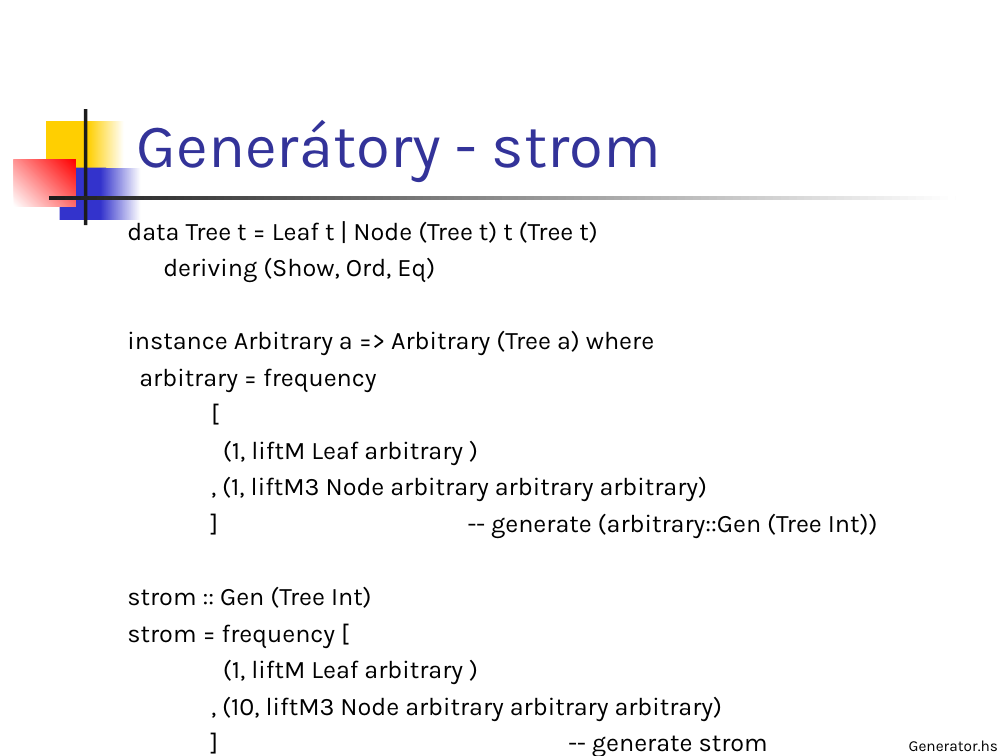
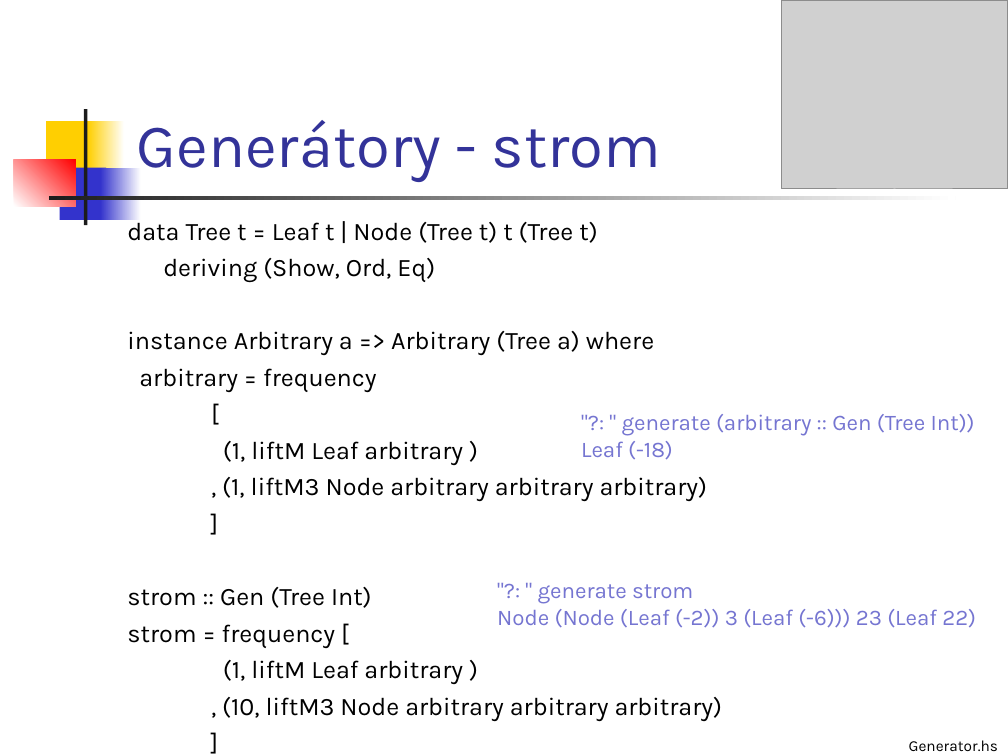
Before and after one commit to Funkcionalne/Prednasky, a slide deck: slide 22 of 02/02_fpro.ppt (slide 19 before the commit). Drawn at 1008x756 pixels with LibreOffice and Linux fonts; fonts in the diff are those of the drawing; grey boxes stand for pictures. Boxes give left, top, right and bottom in pixels: in the first picture for what was removed or moved away, otherwise in the second. Text is boxed around its words. In the diff, an @@ line names an element or a change of style, - is before the commit and + after.

```diff
--- a/02/02_fpro.ppt
+++ b/02/02_fpro.ppt
@@ picture added at box(781, 0, 1008, 190) @@
@@ text added at box(581, 414, 975, 460), 16 pt, text #7575D1 @@
+"?: " generate (arbitrary :: Gen (Tree Int))
+Leaf (-18)
@@ text at box(491, 514, 878, 539): text changed @@
-] -- generate (arbitrary::Gen (Tree Int))
+]
@@ text added at box(497, 584, 976, 628), 16 pt, text #7575D1 @@
+"?: " generate strom
+Node (Node (Leaf (-2)) 3 (Leaf (-6))) 23 (Leaf 22)
@@ text at box(592, 735, 768, 756): text changed @@
-] -- generate strom
+]
```
Also in this commit, not shown: 7 other slides changed, 3 slides added, 7 other files.
